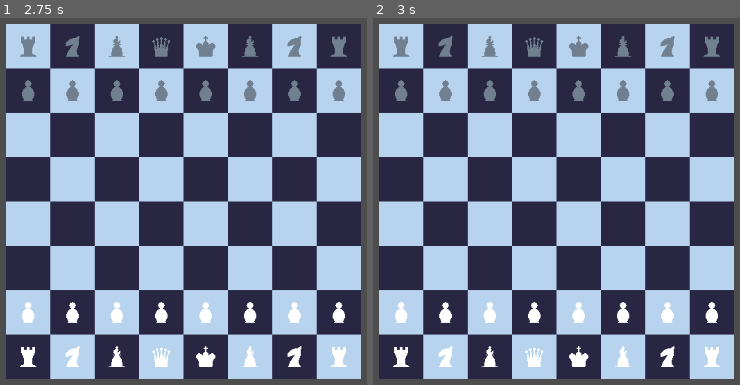
Above: before the commit, frames 1-2 (left to right).
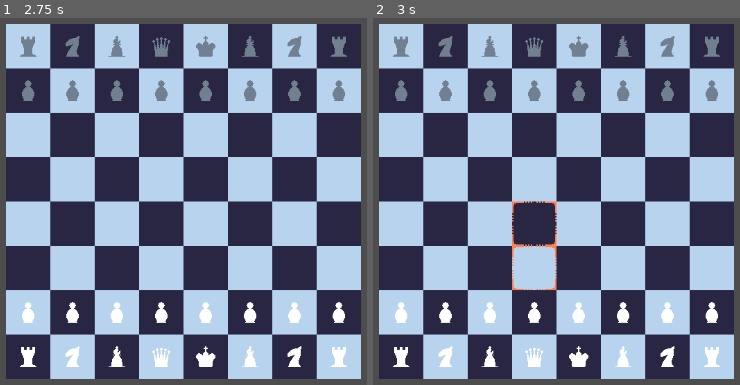
Above: after the commit, the same moments.

Repository: MDJolley/Godot-Chess
Game: Godot game, scene res://board/scenes/board.tscn
The game is run twice, just before and just after one commit, with the same random seed, the same clock (stepped at 60 frames per second) and the same inputs.
Inputs (mouse positions are in pixels of both pictures, inside the frame that each line leads up to):
- Up to frame 1 (2.75 s): tap Enter at 0.5, 2 s; move the mouse to (359, 179) at 0.52 s; click (359, 179) at 0.67 s; tap Space at 1.25 s; move the mouse to (22, 223) at 1.27 s; click (22, 223) at 1.42 s; move the mouse to (264, 102) at 2.02 s; click (264, 102) at 2.17 s
- Up to frame 2 (3 s): tap Space at 2.75 s; move the mouse to (516, 289) at 2.77 s; click (516, 289) at 2.92 s

Frame 1 is identical in both runs. In frame 2, 0.4% of the frame differs, in the area x 37-51%, y 49-75%.

Commit message:
fixed pawnage

Diff:
--- a/board/scripts/board.gd
+++ b/board/scripts/board.gd
@@ -68,12 +68,15 @@
 func movePiece(endTile) -> bool:
 	var piece = selectedTile.piece
 	var isCastling = (selectedTile.piece.type == Piece.Type.KING and (abs(selectedTile.location.x - endTile.location.x) > 0))
+	var upgradingPawn = (selectedTile.piece.type == Piece.Type.PAWN and (endTile.location.y == 0 or endTile.location.y == 7))
 	#If piece at starting location is null, return false.
 	if not piece: return false
 	#We need to decouple the piece from its original parent
 	selectedTile.remove_child(piece)
 	endTile.piece = piece
 	endTile.piece.hasMoved = true
+	if(upgradingPawn):
+		upgradePiece(endTile, Piece.Type.QUEEN, )
 	if(isCastling):
 		if(endTile.location.x < 4 and boardState[endTile.location + Vector2(-1, 0)].piece.type == Piece.Type.ROOK):
 			selectedTile = boardState[endTile.location + Vector2(-1, 0)]
@@ -90,6 +93,11 @@
 	Global.validMoves = Array()
 	Global.nextPlayer()
 
+func upgradePiece(tile, type):
+	var player = tile.piece.player
+	tile.remove_child(tile.piece)
+	setPiece(Global.initiatePiece(type, player), tile.location)
+
 #This should only be used for clearing the board.
 func removePiece(loc):
 	var tile = boardState[loc]
--- a/pieces/model/pawn.gd
+++ b/pieces/model/pawn.gd
@@ -1,23 +1,22 @@
 extends Piece
 class_name Pawn
 
-var legalMoves : Array = [Vector2(0, 1), Vector2(1, 1), Vector2(-1, 1)]
-
 func getValidMoves() -> Array:
+	var legalMoves : Array = [Vector2(0, -1), Vector2(1, -1), Vector2(-1, -1)]
 	var tile = get_parent()
 	var validMoves : Array
-	var blackOffset = Vector2(0, 0)
+	var blackOffset = Vector2(1, -1)
 	if not hasMoved:
-		legalMoves.append(Vector2(0, 2))
-	if player == Global.Player.DARK:
-		blackOffset = Vector2(0, -2)
+		legalMoves.append(Vector2(0, -2))
+	if player == Global.Player.LIGHT:
+		blackOffset = Vector2(1, 1)
 	for move in legalMoves:
-		var endTile = move + tile.location + blackOffset
+		var endTile = (move * blackOffset) + tile.location
 		if tile.board.boardState.has(endTile):
 			if tile.board.boardState[endTile].piece:
-				if tile.board.boardState[endTile].piece.player != self.player:
+				if tile.board.boardState[endTile].location.x != tile.location.x and tile.board.boardState[endTile].piece.player != self.player:
 					validMoves.append(endTile)
-			elif(tile.board.boardState[endTile].location.y == tile.location.y):
+			elif(tile.board.boardState[endTile].location.x == tile.location.x):
 				validMoves.append(endTile)
 	return validMoves
 
--- a/pieces/repo/bishop.tscn
+++ b/pieces/repo/bishop.tscn
@@ -6,6 +6,7 @@
 [node name="Piece" type="Node2D"]
 position = Vector2(32, 32)
 script = ExtResource("1_wuxrr")
+type = 3
 
 [node name="Sprite" type="Sprite2D" parent="."]
 texture = ExtResource("2_5emqr")
--- a/pieces/repo/knight.tscn
+++ b/pieces/repo/knight.tscn
@@ -6,6 +6,7 @@
 [node name="Piece" type="Node2D"]
 position = Vector2(32, 32)
 script = ExtResource("1_5q7mk")
+type = 2
 
 [node name="Sprite" type="Sprite2D" parent="."]
 texture = ExtResource("2_fw615")
--- a/pieces/repo/queen.tscn
+++ b/pieces/repo/queen.tscn
@@ -6,6 +6,7 @@
 [node name="Piece" type="Node2D"]
 position = Vector2(32, 32)
 script = ExtResource("1_mgxpl")
+type = 5
 
 [node name="Sprite" type="Sprite2D" parent="."]
 texture = ExtResource("2_6pwss")
--- a/pieces/repo/rook.tscn
+++ b/pieces/repo/rook.tscn
@@ -6,6 +6,7 @@
 [node name="Piece" type="Node2D"]
 position = Vector2(32, 32)
 script = ExtResource("1_1aqyd")
+type = 1
 
 [node name="Sprite" type="Sprite2D" parent="."]
 texture = ExtResource("2_cdjpm")
